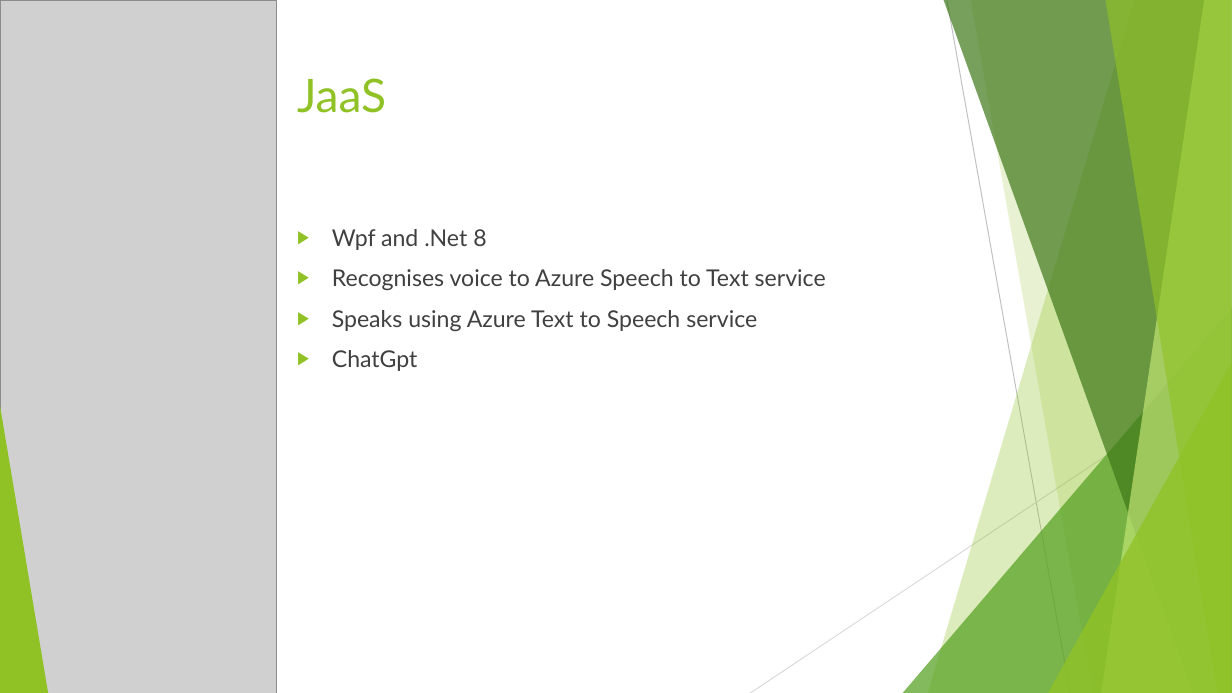
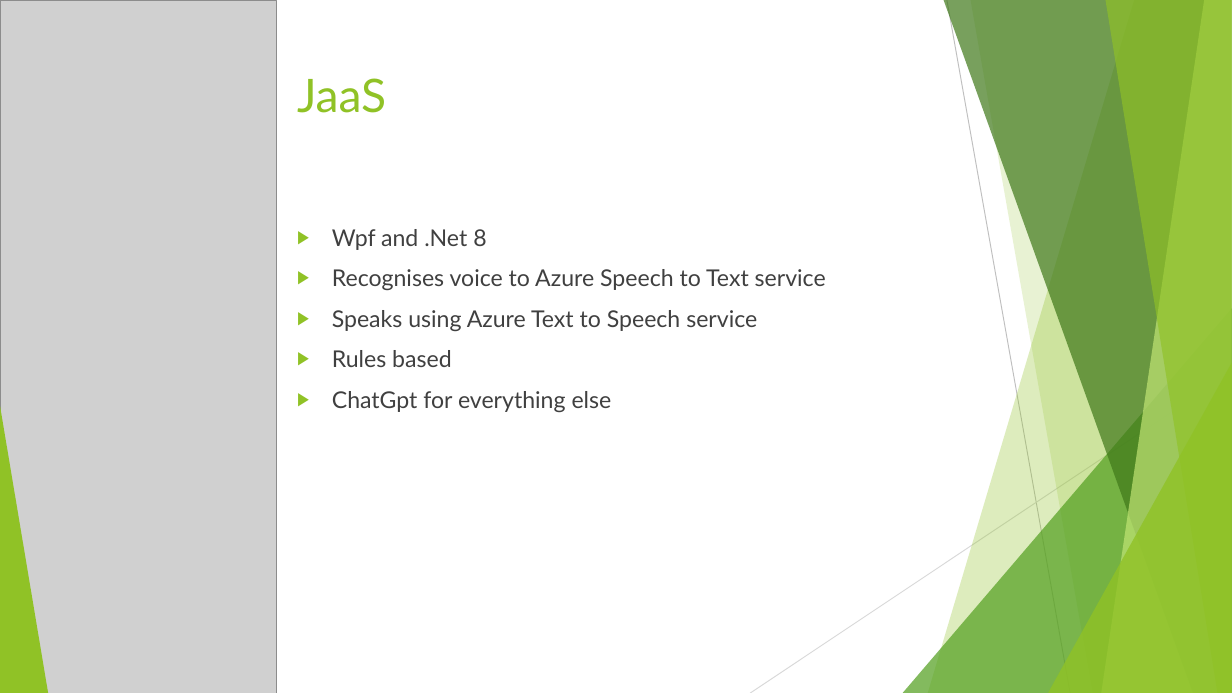
Before and after one commit to johnstaveley/JaaS, a slide deck: slide 13 of JaaS.pptx. Drawn at 1232x693 pixels with LibreOffice and Linux fonts; fonts in the diff are those of the drawing; grey boxes stand for pictures. Boxes give left, top, right and bottom in pixels: in the first picture for what was removed or moved away, otherwise in the second. Text is boxed around its words. In the diff, an @@ line names an element or a change of style, - is before the commit and + after.

```diff
--- a/JaaS.pptx
+++ b/JaaS.pptx
@@ text at box(332, 350, 612, 412): text changed @@
-▶ ChatGpt
+▶ Rules based
+▶ ChatGpt for everything else
```
Also in this commit, not shown: 2 other slides changed, 2 other files.
